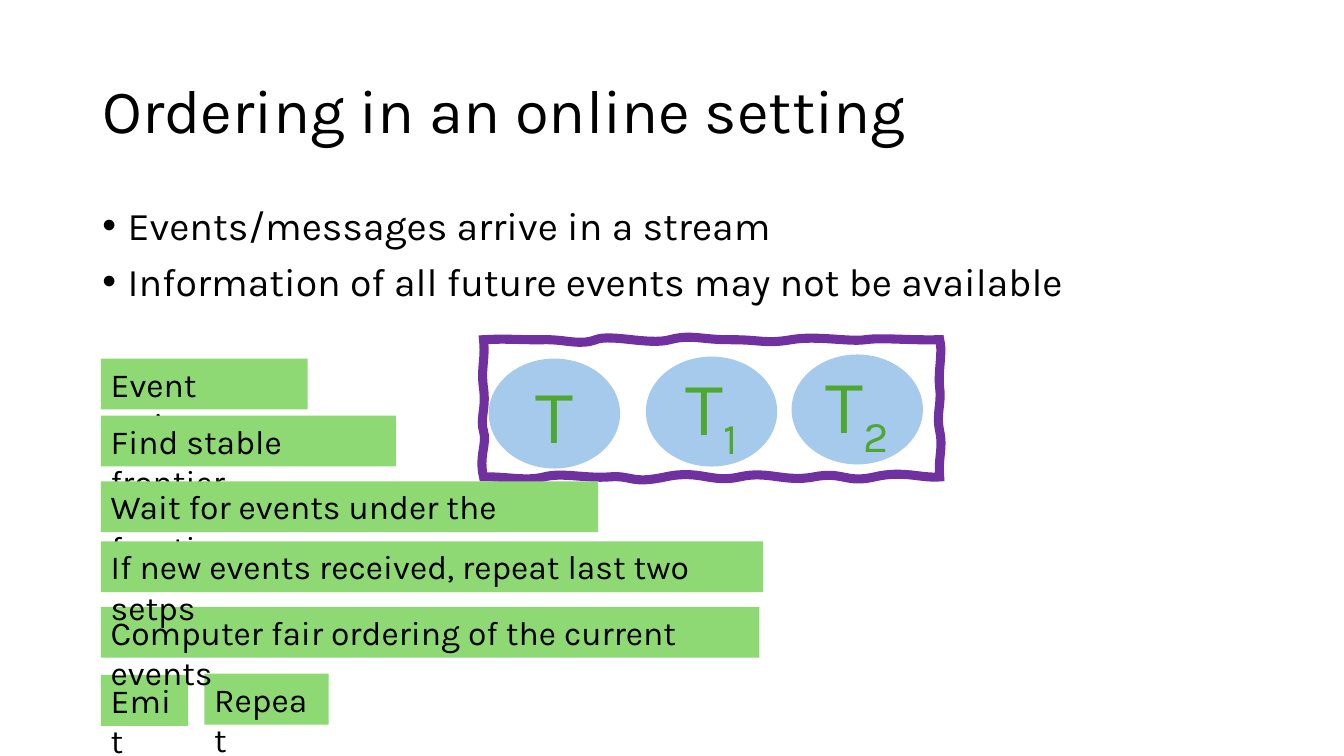
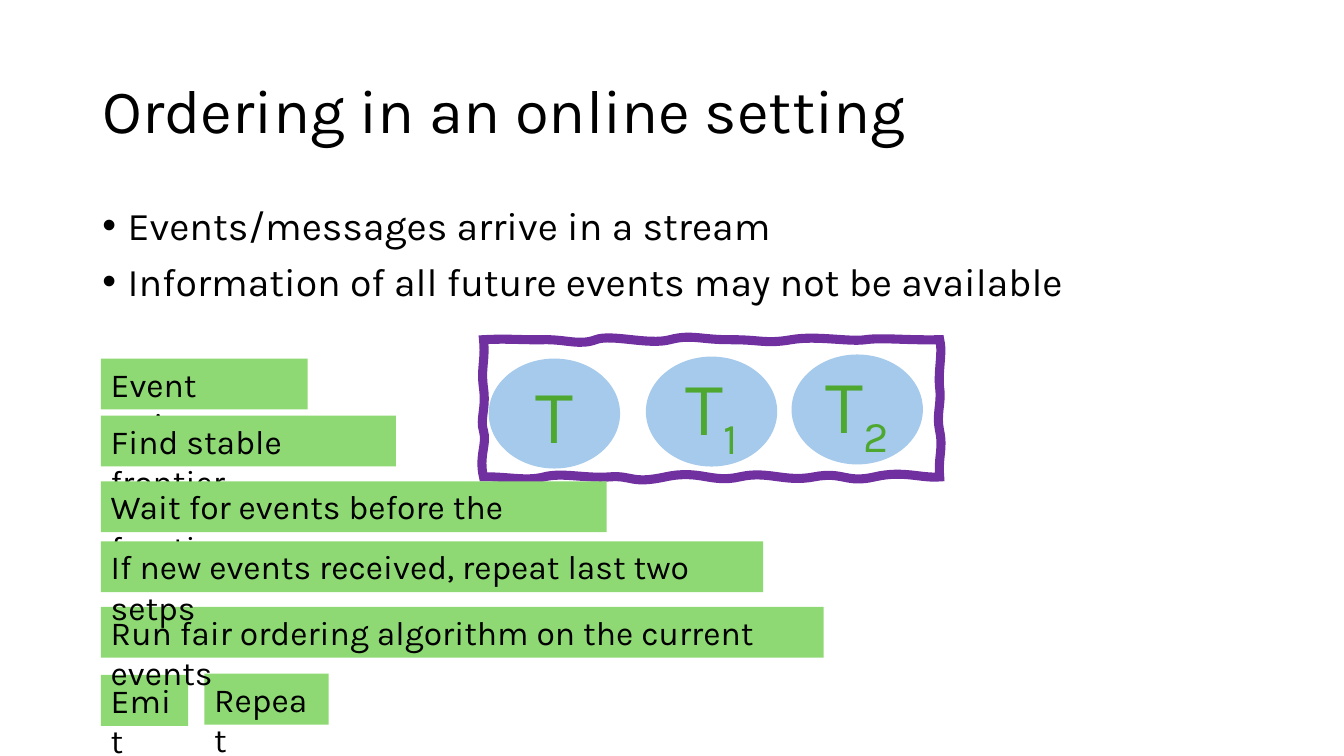
Before and after one commit to HaseebLUMS/Onyx-Presentation, a slide deck: slide 161 of thesis-latency-fairness.pptx (slide 160 before the commit). Drawn at 1344x756 pixels with LibreOffice and Linux fonts; fonts in the diff are those of the drawing. Boxes give left, top, right and bottom in pixels: in the first picture for what was removed or moved away, otherwise in the second. Text is boxed around its words. In the diff, an @@ line names an element or a change of style, - is before the commit and + after.

```diff
--- a/thesis-latency-fairness.pptx
+++ b/thesis-latency-fairness.pptx
@@ rectangle "Wait for events before the ...": place and size @@
-rectangle "Wait for events before the ..." at [101,482,599,532]
+rectangle "Wait for events before the ..." at [101,482,607,532]
@@ text in rectangle at [111,496,503,569]: text changed @@
-Wait for events under the frontier
+Wait for events before the frontier
@@ rectangle "Run fair ordering algorithm on ...": place and size @@
-rectangle "Run fair ordering algorithm on ..." at [101,607,759,657]
+rectangle "Run fair ordering algorithm on ..." at [101,607,824,657]
@@ text in rectangle at [111,615,753,694]: text changed @@
-Computer fair ordering of the current events
+Run fair ordering algorithm on the current events
```
Also in this commit, not shown: 7 other slides changed, 1 slide added.
